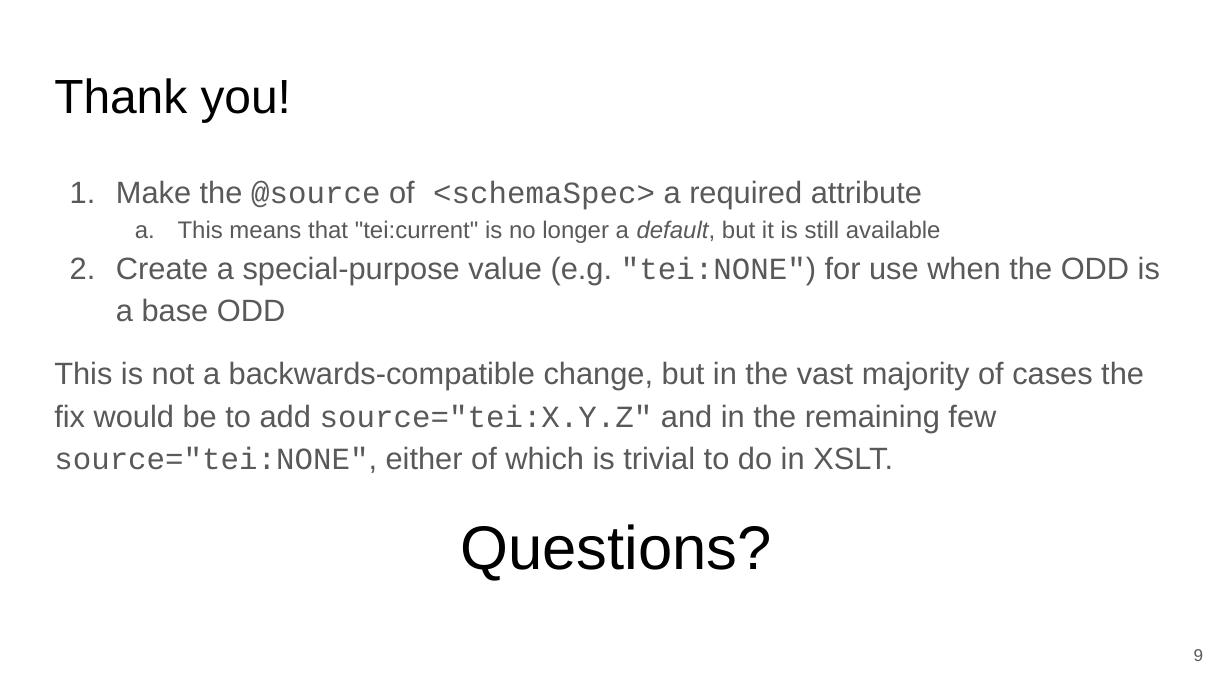
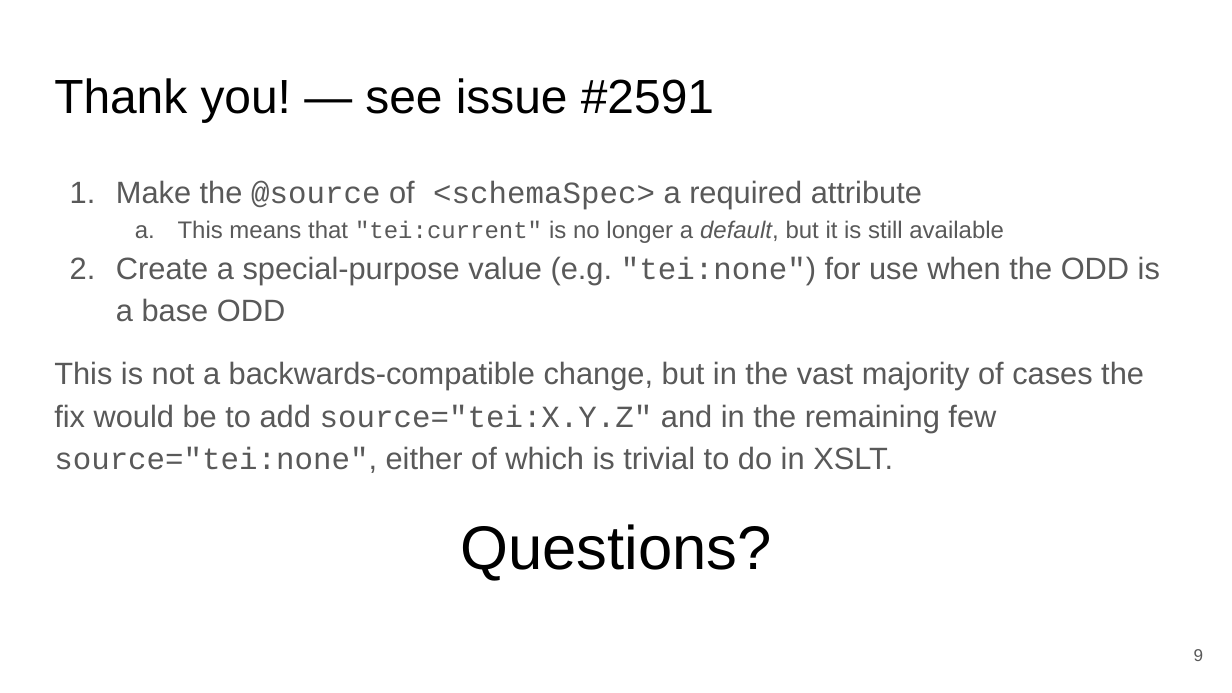
Before and after one commit to TEIC/atop, a slide deck: slide 9 of Documentation/presentations/TEI_2025_Krakow.odp. Drawn at 1232x693 pixels with LibreOffice and Linux fonts; fonts in the diff are those of the drawing; background and template pictures are left out. Boxes give left, top, right and bottom in pixels: in the first picture for what was removed or moved away, otherwise in the second. Text is boxed around its words. In the diff, an @@ line names an element or a change of style, - is before the commit and + after.

```diff
--- a/Documentation/presentations/TEI_2025_Krakow.odp
+++ b/Documentation/presentations/TEI_2025_Krakow.odp
@@ title at [54,78,714,122]: text changed @@
-Thank you!
+Thank you! — see issue #2591
@@ text at [178,220,1004,243]: font Arial to Courier New in ""tei:current"" @@
@@ text at [54,256,1160,473]: text changed @@
-2. Create a special-purpose value (e.g. "tei:NONE") for use when the ODD is a base ODD
-This is not a backwards-compatible change, but in the vast majority of cases the fix would be to add source="tei:X.Y.Z" and in the remaining few source="tei:NONE", either of which is trivial to do in XSLT.
+2. Create a special-purpose value (e.g. "tei:none") for use when the ODD is a base ODD
+This is not a backwards-compatible change, but in the vast majority of cases the fix would be to add source="tei:X.Y.Z" and in the remaining few source="tei:none", either of which is trivial to do in XSLT.
```
Also in this commit, not shown: 4 other slides changed, 1 other file.
